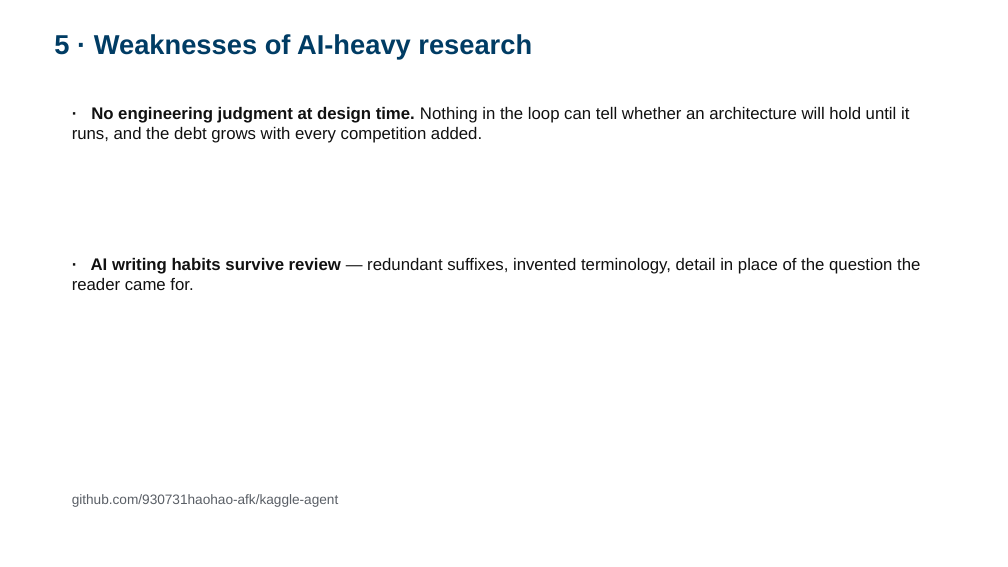
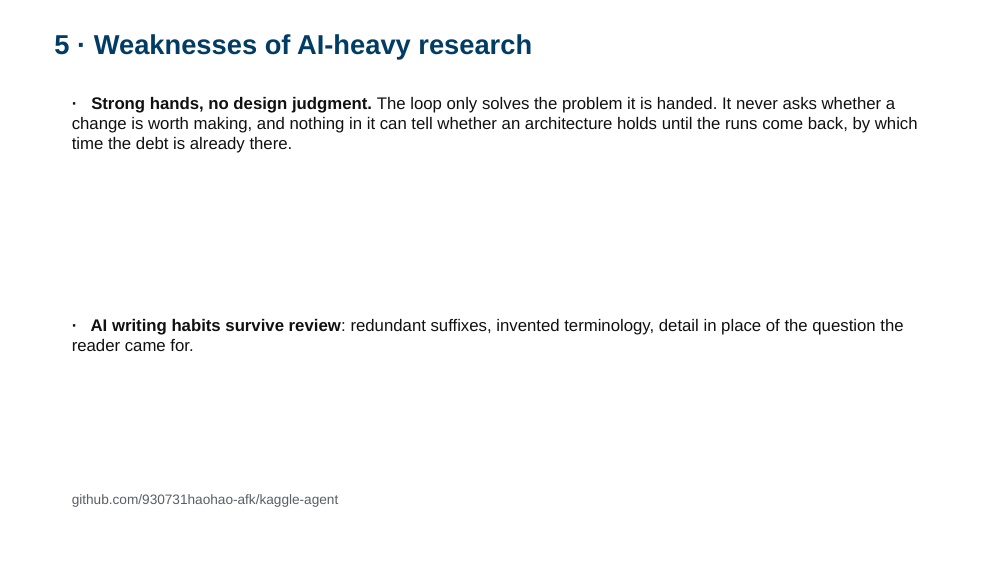
Before and after one commit to 930731haohao-afk/kaggle-agent, a slide deck: slide 6 of docs/presentation/slides_4min.pptx. Drawn at 1008x567 pixels with LibreOffice and Linux fonts; fonts in the diff are those of the drawing. Boxes give left, top, right and bottom in pixels: in the first picture for what was removed or moved away, otherwise in the second. Text is boxed around its words. In the diff, an @@ line names an element or a change of style, - is before the commit and + after.

```diff
--- a/docs/presentation/slides_4min.pptx
+++ b/docs/presentation/slides_4min.pptx
@@ text at (72,97,918,153): text changed @@
-· No engineering judgment at design time. Nothing in the loop can tell whether an architecture will hold until it runs, and the debt grows with every competition added.
+· Strong hands, no design judgment. The loop only solves the problem it is handed. It never asks whether a change is worth making, and nothing in it can tell whether an architecture holds until the runs come back, by which time the debt is already there.
@@ text at (72,319,903,351): text changed @@
-· AI writing habits survive review — redundant suffixes, invented terminology, detail in place of the question the reader came for.
+· AI writing habits survive review: redundant suffixes, invented terminology, detail in place of the question the reader came for.
```
Also in this commit, not shown: 3 other slides changed, 9 other files.
